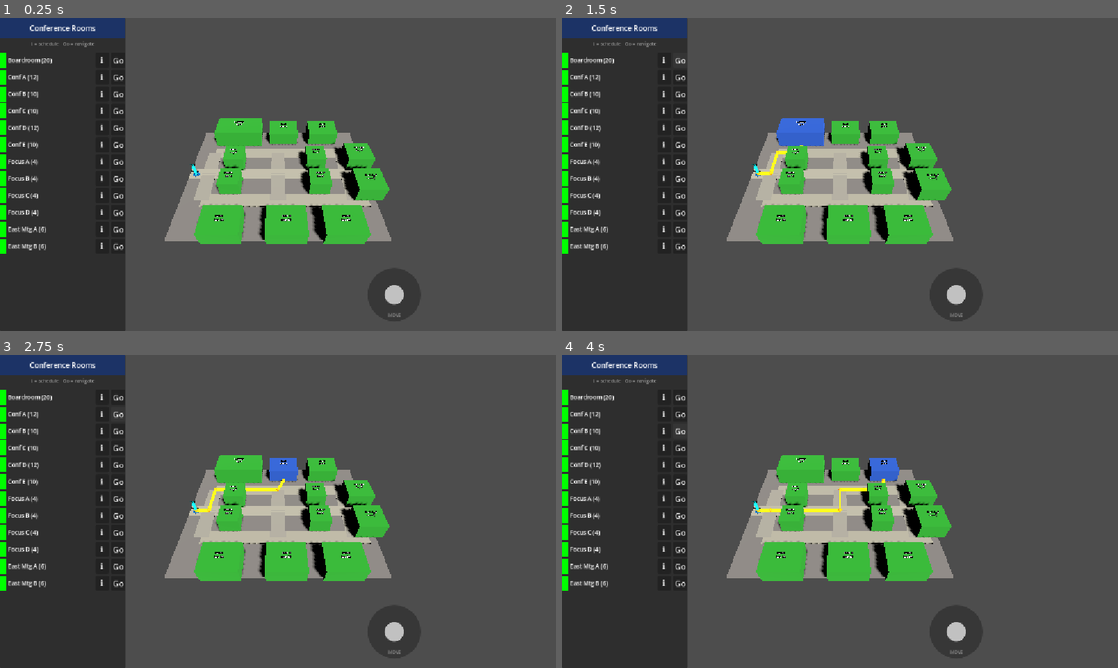
Above: before the commit, frames 1-4 (two rows, left to right).
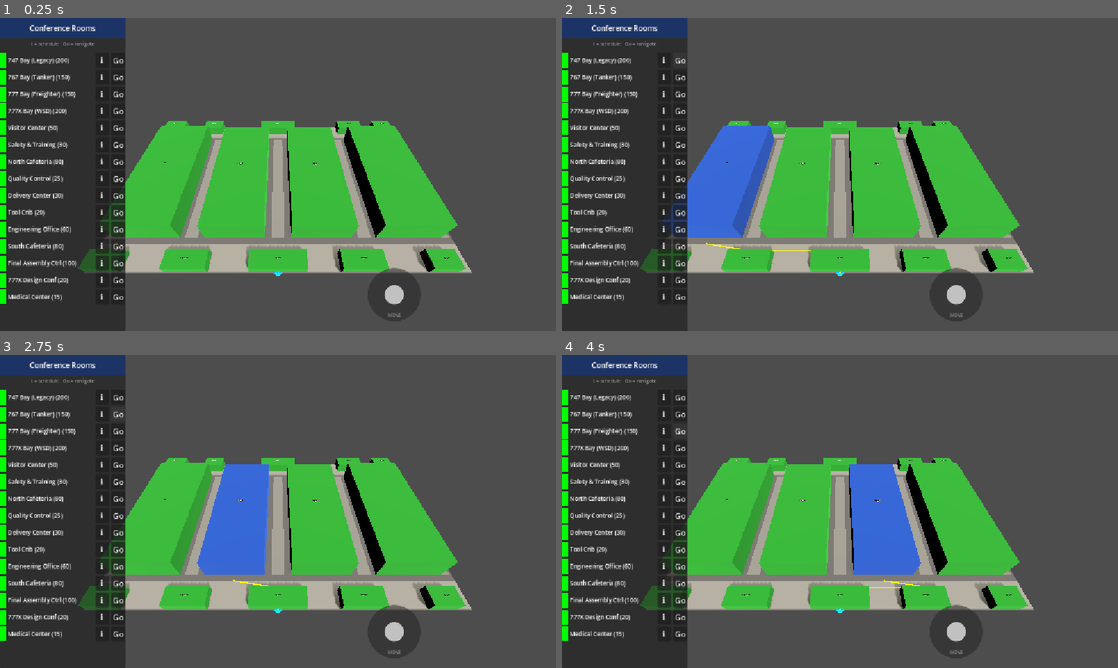
Above: after the commit, the same moments.

Repository: flatbil/bcat_lite
Game: Godot game, scene res://scenes/Main.tscn
Same seed, same stepped clock (60 frames per second), same inputs: the game is played once before the commit and once after it.
Inputs:
- Up to frame 1 (0.25 s): no input
- Up to frame 2 (1.5 s): click "Go" at 0.5 s; click "Go" at 1.25 s
- Up to frame 3 (2.75 s): click "Go" at 2 s
- Up to frame 4 (4 s): click "Go" at 2.75 s; click "Go" at 3.5 s

The runs differ from the first frame. In frame 1, 23% of the frame differs, in the area x 0-85%, y 12-92%; in frame 2, 24%; in frame 3, 25%; in frame 4, 25%.

Commit message:
Replace generic office layout with Boeing Everett Factory floor plan
Building: 160 m × 100 m, four parallel N–S production bays + north/south
support wings, matching the real Everett facility schematic.

Rooms (15 total):
  Production: 747 Bay (Legacy), 767 Bay (Tanker), 777 Bay (Freighter),
              777X Bay (WSD)
  North wing: Visitor Center, Safety & Training, North Cafeteria,
              Quality Control, Delivery Center
  South wing: Tool Crib, Engineering Office, South Cafeteria,
              Final Assembly Ctrl, 777X Design Conf, Medical Center

building_loader.gd: new ROOMS array; _build_structure adds inter-bay N–S
  corridors at X=40/80/120, bay door yellow stripes, crane rail markers,
  entrance disk moved to south entrance (80,0,50)
nav_graph.json: 31-node A* graph — south/north corridor chains connected by
  inter-bay verticals and perimeter paths; each room has a door node
mock_server.py: 15 rooms with Boeing-themed schedules (KC-46 reviews,
  777X certifications, Final Assembly standups, etc.)
Main.tscn: camera at (80,90,75) to frame full 160 m factory width;
  Player starts at south entrance (80,0,50)
player.gd: speed 5→15 m/s, re-route threshold 0.5→2.0 m
camera_controller.gd: MAX_HEIGHT 60→150 m for factory scale

Co-Authored-By: Claude Sonnet 4.6 <noreply@anthropic.com>

Diff:
--- a/assets/nav_graph.json
+++ b/assets/nav_graph.json
@@ -1,88 +1,101 @@
 {
   "nodes": {
-    "n_start":   [0,  0, 0],
-    "n_m1":      [2,  0, 0],
-    "n_m2":      [6,  0, 0],
-    "n_m3":      [13, 0, 0],
-    "n_m4":      [19, 0, 0],
-    "n_m5":      [24, 0, 0],
+    "n_start":   [ 80, 0,  50],
 
-    "n_nw":      [2,  0, -5],
-    "n_nb":      [6,  0, -5],
-    "n_nm":      [13, 0, -5],
-    "n_nc":      [21, 0, -5],
-    "n_ne":      [24, 0, -5],
+    "n_s0":      [  0, 0,  41],
+    "n_s1":      [ 40, 0,  41],
+    "n_s2":      [ 80, 0,  41],
+    "n_s3":      [120, 0,  41],
+    "n_s4":      [160, 0,  41],
 
-    "n_sw":      [2,  0,  5],
-    "n_sd":      [6,  0,  5],
-    "n_sm":      [13, 0,  5],
-    "n_se":      [21, 0,  5],
-    "n_se2":     [24, 0,  5],
+    "n_w":       [  3, 0,   0],
+    "n_e":       [157, 0,   0],
 
-    "n_board":   [6,  0, -7.5],
-    "n_conf_a":  [14, 0, -7.5],
-    "n_conf_b":  [21, 0, -7.5],
-    "n_conf_c":  [6,  0,  7.5],
-    "n_conf_d":  [14, 0,  7.5],
-    "n_conf_e":  [21, 0,  7.5],
+    "n_n0":      [  0, 0, -41],
+    "n_n1":      [ 40, 0, -41],
+    "n_n2":      [ 80, 0, -41],
+    "n_n3":      [120, 0, -41],
+    "n_n4":      [160, 0, -41],
 
-    "n_focus_a": [6,  0, -2.5],
-    "n_focus_b": [19, 0, -2.5],
-    "n_focus_c": [6,  0,  2.5],
-    "n_focus_d": [19, 0,  2.5],
+    "n_747n":    [ 20, 0, -38],
+    "n_747s":    [ 20, 0,  38],
+    "n_767n":    [ 60, 0, -38],
+    "n_767s":    [ 60, 0,  38],
+    "n_777n":    [100, 0, -38],
+    "n_777s":    [100, 0,  38],
+    "n_777xn":   [140, 0, -38],
+    "n_777xs":   [140, 0,  38],
 
-    "n_east_a":  [24, 0, -3],
-    "n_east_b":  [24, 0,  3]
+    "n_visitor": [  8, 0, -45],
+    "n_safety":  [ 35, 0, -45],
+    "n_ncafe":   [ 80, 0, -45],
+    "n_quality": [130, 0, -45],
+    "n_delivery":[153, 0, -45],
+
+    "n_tool":    [  8, 0,  45],
+    "n_eng":     [ 42, 0,  45],
+    "n_scafe":   [ 80, 0,  45],
+    "n_final":   [115, 0,  45],
+    "n_c777x":   [148, 0,  45],
+    "n_medical": [155, 0,  10]
   },
 
   "edges": {
-    "n_start":   ["n_m1"],
-    "n_m1":      ["n_start", "n_m2",  "n_nw",      "n_sw"],
-    "n_m2":      ["n_m1",    "n_m3",  "n_focus_a", "n_focus_c"],
-    "n_m3":      ["n_m2",    "n_m4",  "n_nm",      "n_sm"],
-    "n_m4":      ["n_m3",    "n_m5",  "n_focus_b", "n_focus_d"],
-    "n_m5":      ["n_m4",    "n_east_a", "n_east_b"],
+    "n_start":   ["n_s2"],
 
-    "n_nw":      ["n_m1",  "n_nb"],
-    "n_nb":      ["n_nw",  "n_nm",    "n_board"],
-    "n_nm":      ["n_nb",  "n_nc",    "n_m3",   "n_conf_a"],
-    "n_nc":      ["n_nm",  "n_ne",    "n_conf_b"],
-    "n_ne":      ["n_nc",  "n_east_a"],
+    "n_s0":      ["n_s1",  "n_w",    "n_tool"],
+    "n_s1":      ["n_s0",  "n_s2",   "n_n1",  "n_747s", "n_eng"],
+    "n_s2":      ["n_s1",  "n_s3",   "n_n2",  "n_767s", "n_scafe", "n_start"],
+    "n_s3":      ["n_s2",  "n_s4",   "n_n3",  "n_777s", "n_final"],
+    "n_s4":      ["n_s3",  "n_e",    "n_777xs","n_c777x"],
 
-    "n_sw":      ["n_m1",  "n_sd"],
-    "n_sd":      ["n_sw",  "n_sm",    "n_conf_c"],
-    "n_sm":      ["n_sd",  "n_se",    "n_m3",   "n_conf_d"],
-    "n_se":      ["n_sm",  "n_se2",   "n_conf_e"],
-    "n_se2":     ["n_se",  "n_east_b"],
+    "n_w":       ["n_s0",  "n_n0"],
+    "n_e":       ["n_s4",  "n_n4",   "n_medical"],
 
-    "n_board":   ["n_nb"],
-    "n_conf_a":  ["n_nm"],
-    "n_conf_b":  ["n_nc"],
-    "n_conf_c":  ["n_sd"],
-    "n_conf_d":  ["n_sm"],
-    "n_conf_e":  ["n_se"],
+    "n_n0":      ["n_n1",  "n_w",    "n_visitor"],
+    "n_n1":      ["n_n0",  "n_n2",   "n_s1",  "n_747n", "n_safety"],
+    "n_n2":      ["n_n1",  "n_n3",   "n_s2",  "n_767n", "n_ncafe"],
+    "n_n3":      ["n_n2",  "n_n4",   "n_s3",  "n_777n", "n_quality"],
+    "n_n4":      ["n_n3",  "n_e",    "n_777xn","n_delivery"],
 
-    "n_focus_a": ["n_m2"],
-    "n_focus_b": ["n_m4"],
-    "n_focus_c": ["n_m2"],
-    "n_focus_d": ["n_m4"],
+    "n_747n":    ["n_n1",  "n_n0"],
+    "n_747s":    ["n_s1",  "n_s0"],
+    "n_767n":    ["n_n2",  "n_n1"],
+    "n_767s":    ["n_s2",  "n_s1"],
+    "n_777n":    ["n_n3",  "n_n2"],
+    "n_777s":    ["n_s3",  "n_s2"],
+    "n_777xn":   ["n_n4",  "n_n3"],
+    "n_777xs":   ["n_s4",  "n_s3"],
 
-    "n_east_a":  ["n_m5", "n_ne"],
-    "n_east_b":  ["n_m5", "n_se2"]
+    "n_visitor": ["n_n0"],
+    "n_safety":  ["n_n1"],
+    "n_ncafe":   ["n_n2"],
+    "n_quality": ["n_n3"],
+    "n_delivery":["n_n4"],
+
+    "n_tool":    ["n_s0"],
+    "n_eng":     ["n_s1"],
+    "n_scafe":   ["n_s2"],
+    "n_final":   ["n_s3"],
+    "n_c777x":   ["n_s4"],
+    "n_medical": ["n_e"]
   },
 
   "room_node_map": {
-    "boardroom": "n_board",
-    "conf_a":    "n_conf_a",
-    "conf_b":    "n_conf_b",
-    "conf_c":    "n_conf_c",
-    "conf_d":    "n_conf_d",
-    "conf_e":    "n_conf_e",
-    "focus_a":   "n_focus_a",
-    "focus_b":   "n_focus_b",
-    "focus_c":   "n_focus_c",
-    "focus_d":   "n_focus_d",
-    "east_a":    "n_east_a",
-    "east_b":    "n_east_b"
+    "bay_747":    "n_747s",
+    "bay_767":    "n_767s",
+    "bay_777":    "n_777s",
+    "bay_777x":   "n_777xs",
+    "visitor_ctr":"n_visitor",
+    "safety_ofc": "n_safety",
+    "north_cafe": "n_ncafe",
+    "quality_ctl":"n_quality",
+    "delivery":   "n_delivery",
+    "tool_crib":  "n_tool",
+    "engineering":"n_eng",
+    "south_cafe": "n_scafe",
+    "final_asm":  "n_final",
+    "conf_777x":  "n_c777x",
+    "med_center": "n_medical"
   }
 }
--- a/scenes/Main.tscn
+++ b/scenes/Main.tscn
@@ -12,11 +12,12 @@
 script = ExtResource("1_main")
 
 [node name="Camera3D" type="Camera3D" parent="."]
-position = Vector3(13, 24, 22)
-rotation = Vector3(-0.830, 0, 0)
+position = Vector3(80, 90, 75)
+rotation = Vector3(-0.852, 0, 0)
 script = ExtResource("6_cam")
 
 [node name="DirectionalLight3D" type="DirectionalLight3D" parent="."]
+position = Vector3(80, 60, 0)
 rotation = Vector3(-0.785, 0.524, 0)
 light_energy = 1.2
 shadow_enabled = true
@@ -32,7 +33,7 @@
 [node name="PathDisplay" type="Node3D" parent="."]
 
 [node name="Player" type="Node3D" parent="."]
-position = Vector3(0, 0, 0)
+position = Vector3(80, 0, 50)
 script = ExtResource("7_player")
 
 [node name="CanvasLayer" type="CanvasLayer" parent="."]
--- a/scripts/building_loader.gd
+++ b/scripts/building_loader.gd
@@ -1,37 +1,58 @@
-# building_loader.gd — procedural building, no GLB required
+# building_loader.gd — Boeing Everett Factory (simplified schematic)
+# Real building: ~160 m wide × ~100 m deep, 4 parallel production bays (N–S).
+# Layout (X 0→160, Z –50→50):
+#   Bay 747  X=5–35   | Bay 767  X=46–74  | Bay 777  X=86–114 | Bay 777X X=125–155
+#   North support corridor  Z=–38–(–50)
+#   South support corridor  Z=38–50  (includes entrance plaza at Z=42–50)
+#   Inter-bay N–S corridors at X=40, 80, 120
 extends Node3D
 
 signal room_clicked(room_id: String)
 
-# Building: 28 m wide (X 0→28), 22 m deep (Z -11 to 11)
-# Three E-W corridors connected by three N-S cross-corridors.
 var ROOMS = [
-	# ── North wing (behind north hall at Z = -5) ───────────────────────────
-	{"id":"boardroom","name":"Boardroom",  "capacity":20,"pos":Vector3(6,  0,-9.5),"size":Vector3(8,2.8,5)},
-	{"id":"conf_a",   "name":"Conf A",    "capacity":12,"pos":Vector3(14, 0,-9.5),"size":Vector3(5,2.4,4)},
-	{"id":"conf_b",   "name":"Conf B",    "capacity":10,"pos":Vector3(21, 0,-9.5),"size":Vector3(5,2.4,4)},
-	# ── South wing (behind south hall at Z = 5) ────────────────────────────
-	{"id":"conf_c",   "name":"Conf C",    "capacity":10,"pos":Vector3(6,  0, 9.5),"size":Vector3(5,2.4,4)},
-	{"id":"conf_d",   "name":"Conf D",    "capacity":12,"pos":Vector3(14, 0, 9.5),"size":Vector3(5,2.4,4)},
-	{"id":"conf_e",   "name":"Conf E",    "capacity":10,"pos":Vector3(21, 0, 9.5),"size":Vector3(5,2.4,4)},
-	# ── Focus rooms off main corridor ──────────────────────────────────────
-	{"id":"focus_a",  "name":"Focus A",   "capacity": 4,"pos":Vector3(6,  0,-2.5),"size":Vector3(3,2.4,3)},
-	{"id":"focus_b",  "name":"Focus B",   "capacity": 4,"pos":Vector3(19, 0,-2.5),"size":Vector3(3,2.4,3)},
-	{"id":"focus_c",  "name":"Focus C",   "capacity": 4,"pos":Vector3(6,  0, 2.5),"size":Vector3(3,2.4,3)},
-	{"id":"focus_d",  "name":"Focus D",   "capacity": 4,"pos":Vector3(19, 0, 2.5),"size":Vector3(3,2.4,3)},
-	# ── East alcove rooms ─────────────────────────────────────────────────
-	{"id":"east_a",   "name":"East Mtg A","capacity": 6,"pos":Vector3(26, 0,-3),  "size":Vector3(4,2.4,4)},
-	{"id":"east_b",   "name":"East Mtg B","capacity": 6,"pos":Vector3(26, 0, 3),  "size":Vector3(4,2.4,4)},
+	# ── Production bays (run N–S, tall ceilings) ─────────────────────────────
+	{"id":"bay_747",    "name":"747 Bay (Legacy)",    "capacity":200,
+	 "pos":Vector3( 20, 0, 0),   "size":Vector3(30, 12, 70)},
+	{"id":"bay_767",    "name":"767 Bay (Tanker)",    "capacity":150,
+	 "pos":Vector3( 60, 0, 0),   "size":Vector3(28, 11, 70)},
+	{"id":"bay_777",    "name":"777 Bay (Freighter)", "capacity":150,
+	 "pos":Vector3(100, 0, 0),   "size":Vector3(28, 11, 70)},
+	{"id":"bay_777x",   "name":"777X Bay (WSD)",      "capacity":200,
+	 "pos":Vector3(140, 0, 0),   "size":Vector3(30, 12, 70)},
+	# ── North support wing ────────────────────────────────────────────────────
+	{"id":"visitor_ctr","name":"Visitor Center",      "capacity": 50,
+	 "pos":Vector3(  8, 0,-46),  "size":Vector3(14,  5,  8)},
+	{"id":"safety_ofc", "name":"Safety & Training",   "capacity": 30,
+	 "pos":Vector3( 35, 0,-46),  "size":Vector3(12,  5,  8)},
+	{"id":"north_cafe", "name":"North Cafeteria",     "capacity": 80,
+	 "pos":Vector3( 80, 0,-46),  "size":Vector3(24,  5,  8)},
+	{"id":"quality_ctl","name":"Quality Control",     "capacity": 25,
+	 "pos":Vector3(130, 0,-46),  "size":Vector3(16,  5,  8)},
+	{"id":"delivery",   "name":"Delivery Center",     "capacity": 30,
+	 "pos":Vector3(153, 0,-46),  "size":Vector3(12,  5,  8)},
+	# ── South support wing ────────────────────────────────────────────────────
+	{"id":"tool_crib",  "name":"Tool Crib",           "capacity": 20,
+	 "pos":Vector3(  8, 0, 46),  "size":Vector3(14,  5,  8)},
+	{"id":"engineering","name":"Engineering Office",  "capacity": 60,
+	 "pos":Vector3( 42, 0, 46),  "size":Vector3(18,  5,  8)},
+	{"id":"south_cafe", "name":"South Cafeteria",     "capacity": 80,
+	 "pos":Vector3( 80, 0, 46),  "size":Vector3(24,  5,  8)},
+	{"id":"final_asm",  "name":"Final Assembly Ctrl", "capacity":100,
+	 "pos":Vector3(115, 0, 46),  "size":Vector3(18,  5,  8)},
+	{"id":"conf_777x",  "name":"777X Design Conf",    "capacity": 20,
+	 "pos":Vector3(148, 0, 46),  "size":Vector3(12,  5,  8)},
+	{"id":"med_center", "name":"Medical Center",      "capacity": 15,
+	 "pos":Vector3(155, 0, 10),  "size":Vector3( 8,  5, 12)},
 ]
 
-const DEFAULT_SIZE    = Vector3(4.0, 2.4, 3.0)
+const DEFAULT_SIZE    = Vector3(4.0, 4.0, 4.0)
 const COLOR_AVAILABLE = Color(0.22, 0.78, 0.22)
 const COLOR_OCCUPIED  = Color(0.80, 0.20, 0.20)
 const COLOR_SELECTED  = Color(0.20, 0.42, 0.90)
 
-var _room_bodies: Dictionary = {}
-var _room_mats:   Dictionary = {}
-var _selected_id: String     = ""
+var _room_bodies:  Dictionary = {}
+var _room_mats:    Dictionary = {}
+var _selected_id:  String     = ""
 var _availability: Dictionary = {}
 
 func _ready() -> void:
@@ -39,23 +60,33 @@
 	_build_rooms()
 	_build_entrance_marker()
 
-# ── Structure ────────────────────────────────────────────────────────────────
+# ── Structure ─────────────────────────────────────────────────────────────────
 
 func _build_structure() -> void:
-	# Floor slab
-	_slab(Vector3(13, -0.1,  0), Vector3(28, 0.2, 22), Color(0.60, 0.58, 0.56))
-	# Main corridor  (Z = 0,  runs full width)
-	_slab(Vector3(13, 0.01,  0), Vector3(28, 0.02, 2.2), Color(0.82, 0.80, 0.72))
-	# North wing corridor (Z = -5, X 2→26)
-	_slab(Vector3(14, 0.01, -5), Vector3(24, 0.02, 2.2), Color(0.80, 0.78, 0.70))
-	# South wing corridor (Z = 5, X 2→26)
-	_slab(Vector3(14, 0.01,  5), Vector3(24, 0.02, 2.2), Color(0.80, 0.78, 0.70))
-	# West cross-connector  (X = 2,  Z -5→5)
-	_slab(Vector3(2,  0.01,  0), Vector3(2.2, 0.02, 10), Color(0.76, 0.74, 0.68))
-	# Mid  cross-connector  (X = 13, Z -5→5)
-	_slab(Vector3(13, 0.01,  0), Vector3(2.2, 0.02, 10), Color(0.76, 0.74, 0.68))
-	# East cross-connector  (X = 24, Z -5→5)
-	_slab(Vector3(24, 0.01,  0), Vector3(2.2, 0.02, 10), Color(0.76, 0.74, 0.68))
+	# Main floor slab
+	_slab(Vector3(80, -0.10,  0), Vector3(160, 0.20, 100), Color(0.52, 0.50, 0.48))
+
+	# North support corridor strip
+	_slab(Vector3(80,  0.01,-44), Vector3(160, 0.02,  12), Color(0.76, 0.74, 0.68))
+	# South support corridor + entrance plaza
+	_slab(Vector3(80,  0.01, 44), Vector3(160, 0.02,  12), Color(0.76, 0.74, 0.68))
+
+	# Inter-bay N–S corridors (between each pair of bays)
+	_slab(Vector3( 40, 0.01,  0), Vector3(6, 0.02, 70), Color(0.70, 0.68, 0.63))
+	_slab(Vector3( 80, 0.01,  0), Vector3(6, 0.02, 70), Color(0.70, 0.68, 0.63))
+	_slab(Vector3(120, 0.01,  0), Vector3(6, 0.02, 70), Color(0.70, 0.68, 0.63))
+
+	# West and east perimeter walkways
+	_slab(Vector3(  3, 0.01,  0), Vector3(4, 0.02, 70), Color(0.68, 0.66, 0.60))
+	_slab(Vector3(157, 0.01,  0), Vector3(4, 0.02, 70), Color(0.68, 0.66, 0.60))
+
+	# Bay door markings — yellow safety stripes at north openings of each bay
+	for bx: int in [20, 60, 100, 140]:
+		_slab(Vector3(bx, 0.015, -38), Vector3(22, 0.01, 5), Color(0.95, 0.85, 0.05))
+
+	# Center-building overhead crane rail markers (thin lines along bay axes)
+	for bx: int in [20, 60, 100, 140]:
+		_slab(Vector3(bx, 0.015, 0), Vector3(2, 0.01, 68), Color(0.35, 0.35, 0.40))
 
 func _slab(pos: Vector3, sz: Vector3, col: Color) -> void:
 	var mi  = MeshInstance3D.new()
@@ -72,9 +103,9 @@
 
 func _build_rooms() -> void:
 	for rd in ROOMS:
-		var id:   String  = rd["id"]
-		var pos:  Vector3 = rd["pos"]
-		var sz:   Vector3 = rd.get("size", DEFAULT_SIZE)
+		var id:  String  = rd["id"]
+		var pos: Vector3 = rd["pos"]
+		var sz:  Vector3 = rd.get("size", DEFAULT_SIZE)
 
 		var body = StaticBody3D.new()
 		body.position = pos + Vector3(0, sz.y * 0.5, 0)
@@ -93,36 +124,40 @@
 
 		var col = CollisionShape3D.new()
 		var shp = BoxShape3D.new()
-		shp.size   = sz
-		col.shape  = shp
+		shp.size  = sz
+		col.shape = shp
 		body.add_child(col)
 
 		var lbl = Label3D.new()
 		lbl.text       = "%s\n(cap %d)" % [rd["name"], rd["capacity"]]
 		lbl.position   = Vector3(0, sz.y * 0.65, 0)
-		lbl.pixel_size = 0.012
+		lbl.pixel_size = 0.014
 		lbl.billboard  = BaseMaterial3D.BILLBOARD_ENABLED
-		lbl.font_size  = 26
+		lbl.font_size  = 24
 		body.add_child(lbl)
 
 		body.input_event.connect(_on_room_input_event.bind(id))
 		_room_bodies[id] = body
 
 func _build_entrance_marker() -> void:
+	# Glowing floor disk at south entrance (player start)
 	var mi  = MeshInstance3D.new()
 	var cyl = CylinderMesh.new()
-	cyl.height = 0.06; cyl.top_radius = 0.5; cyl.bottom_radius = 0.5
-	mi.mesh   = cyl
-	var mat   = StandardMaterial3D.new()
-	mat.albedo_color = Color(0.0, 0.6, 1.0)
+	cyl.height = 0.06; cyl.top_radius = 1.5; cyl.bottom_radius = 1.5
+	mi.mesh = cyl
+	var mat = StandardMaterial3D.new()
+	mat.albedo_color             = Color(0.0, 0.6, 1.0)
+	mat.emission_enabled         = true
+	mat.emission                 = Color(0.0, 0.3, 0.9)
+	mat.emission_energy_multiplier = 1.2
 	mi.material_override = mat
-	mi.position = Vector3(0, 0.03, 0)
+	mi.position = Vector3(80, 0.03, 50)
 	add_child(mi)
 
 	var lbl = Label3D.new()
 	lbl.text       = "ENTRANCE"
-	lbl.position   = Vector3(0, 0.7, 0)
-	lbl.pixel_size = 0.009
+	lbl.position   = Vector3(80, 2.0, 50)
+	lbl.pixel_size = 0.012
 	lbl.billboard  = BaseMaterial3D.BILLBOARD_ENABLED
 	lbl.modulate   = Color(0.0, 0.6, 1.0)
 	lbl.font_size  = 28
--- a/scripts/camera_controller.gd
+++ b/scripts/camera_controller.gd
@@ -5,8 +5,8 @@
 # Attach to the Camera3D node in Main.tscn.
 extends Camera3D
 
-const MIN_HEIGHT   := 3.0    # closest zoom (metres above floor)
-const MAX_HEIGHT   := 60.0   # farthest zoom
+const MIN_HEIGHT   := 5.0    # closest zoom (metres above floor)
+const MAX_HEIGHT   := 150.0  # farthest zoom (factory is 160 m wide)
 const ZOOM_STEP    := 1.18   # multiplier per scroll tick (desktop)
 const PAN_SENS     := 0.002  # metres per pixel per metre of camera height
 
--- a/scripts/player.gd
+++ b/scripts/player.gd
@@ -6,7 +6,7 @@
 
 signal moved(pos: Vector3)
 
-const SPEED := 5.0   # metres per second
+const SPEED := 15.0  # metres per second (factory is ~160 m wide)
 
 var joy_dir   := Vector2.ZERO   # fed by UI joystick each frame
 var _last_emit := Vector3.ZERO
@@ -60,6 +60,6 @@
 	position.y = 0.0   # stay on floor
 
 	# Emit only when moved enough to justify a re-route
-	if position.distance_to(_last_emit) > 0.5:
+	if position.distance_to(_last_emit) > 2.0:
 		_last_emit = position
 		moved.emit(position)
Not shown, changed: backend_stub/mock_server.py
